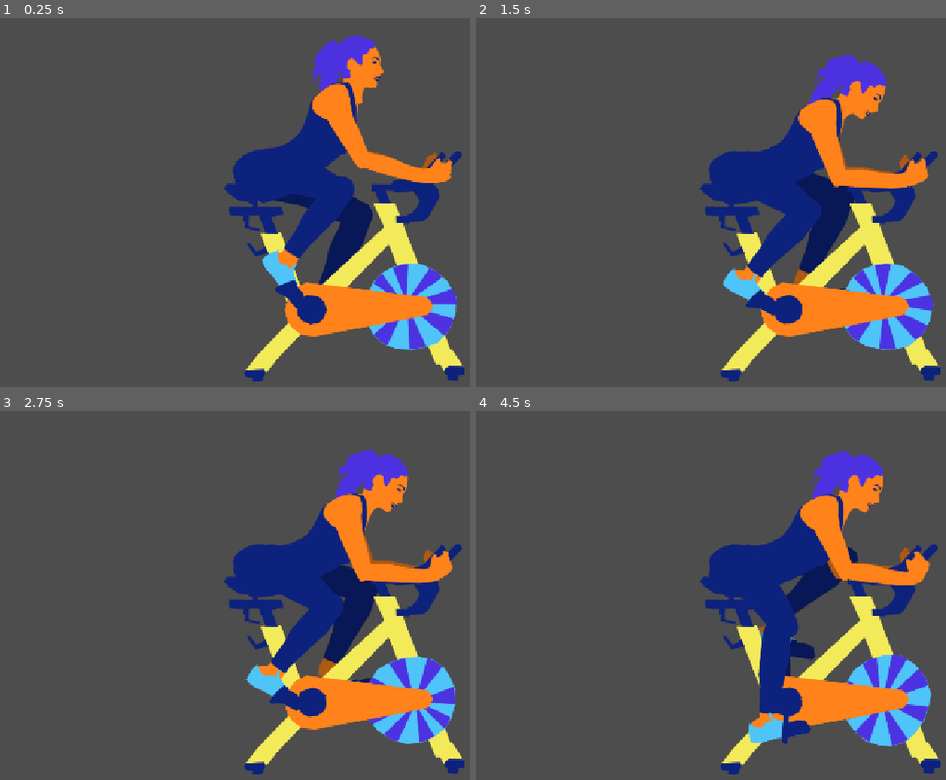
Above: before the commit, frames 1-4 (two rows, left to right).
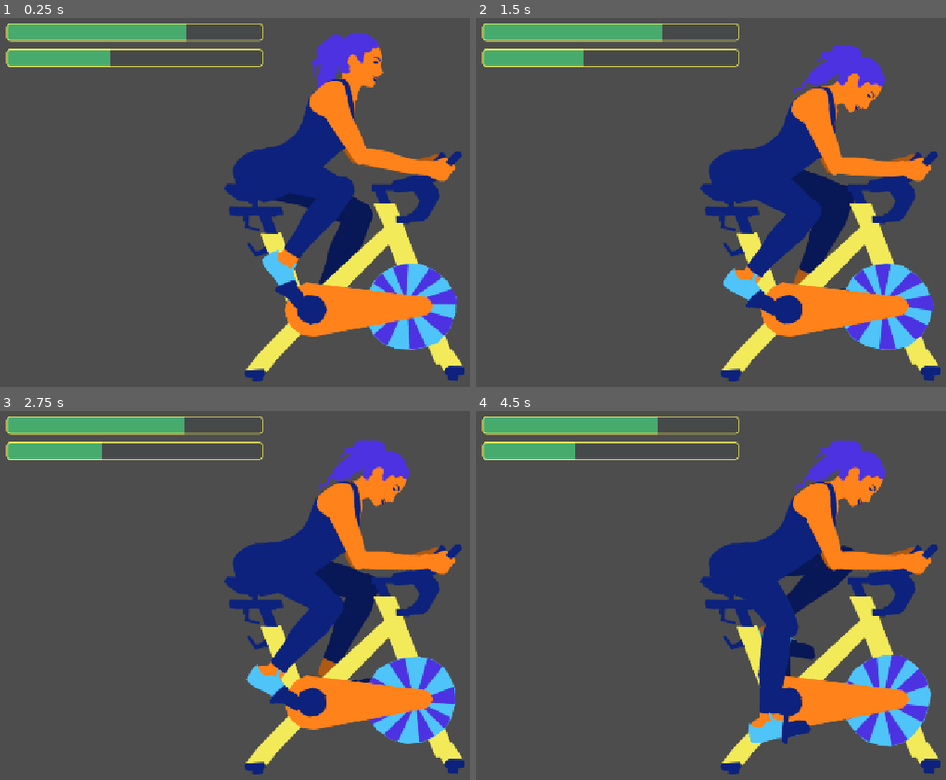
Above: after the commit, the same moments.

Repository: local-minimum/The-Vicious-Cycle
Game: Godot game, scene res://levels/spinning/spinning.tscn
The game is run twice, just before and just after one commit, with the same random seed, the same clock (stepped at 60 frames per second) and the same inputs.
Inputs:
- Up to frame 1 (0.25 s): no input
- Up to frame 2 (1.5 s): hold D (pedal_right) 0.53-1.28 s; hold A (pedal_left) from 1.28 s (still down)
- Up to frame 3 (2.75 s): release A (pedal_left) at 2.03 s; hold D (pedal_right) from 2.03 s (still down)
- Up to frame 4 (4.5 s): release D (pedal_right) at 3.53 s; hold A (pedal_left) from 3.53 s (still down)

The runs differ from the first frame. In frame 1, 5.2% of the frame differs, in the area x 1-97%, y 1-51%; in frame 2, 6.9%; in frame 3, 6.8%; in frame 4, 7.1%, in the area x 1-97%, y 1-88%.

Commit message:
Crash if out of energy

Diff:
--- /dev/null
+++ b/autoload/signal_bus.gd
@@ -0,0 +1,6 @@
+extends Node
+class_name _SignalBus
+
+@warning_ignore_start("unused_signal")
+signal on_exercise(amount: float)
+signal on_exercise_no_calories()
--- a/levels/spinning/machine.svg
+++ b/levels/spinning/machine.svg
@@ -28,27 +28,27 @@
      inkscape:document-units="mm"
      inkscape:zoom="2.2449495"
      inkscape:cx="101.33858"
-     inkscape:cy="232.96738"
+     inkscape:cy="-34.299213"
      inkscape:window-width="2743"
      inkscape:window-height="1469"
      inkscape:window-x="0"
      inkscape:window-y="0"
      inkscape:window-maximized="1"
-     inkscape:current-layer="g51" /><defs
+     inkscape:current-layer="layer1" /><defs
      id="defs1" /><g
      inkscape:label="Machine"
      inkscape:groupmode="layer"
      id="layer1"
      transform="translate(-74.957143,-92.75358)"
      style="display:inline"><path
-       style="display:inline;fill:#444849;fill-opacity:1;stroke-width:2;stroke-opacity:0.654722"
+       style="display:inline;fill:#0c227d;fill-opacity:1;stroke-width:2;stroke-opacity:0.654722"
        d="m 111.92238,157.84138 -15.167444,-7.91707 -1.333403,0.50003 -0.250012,1.16673 4.16688,2.16677 9.500479,5.41695 2.08345,1.25006 2.0001,-0.16668 0.16667,-1.41673 z"
        id="path11"
        inkscape:label="Pedal Spoke"
        inkscape:export-filename="back_pedal_spoke.png"
        inkscape:export-xdpi="96"
        inkscape:export-ydpi="96" /><path
-       style="display:inline;fill:#444849;fill-opacity:1;stroke-width:2;stroke-opacity:0.654722"
+       style="display:inline;fill:#0c227d;fill-opacity:1;stroke-width:2;stroke-opacity:0.654722"
        d="m 95.504872,151.0077 0.500025,-1.3334 1.833425,-0.41669 2.833478,0.83338 3.66686,1.3334 0.0833,1.91677 -0.83337,0.58336 0.0833,3.91686 -1.08338,2.75014 -3.416846,1.33341 -1.66675,-0.83338 0.166674,-8.16708 -0.166674,-1.08339 z"
        id="path12"
        inkscape:label="Pedal"
@@ -153,7 +153,7 @@
      inkscape:groupmode="layer"
      id="layer2"
      inkscape:label="Woman"
-     style="display:none"
+     style="display:inline"
      transform="matrix(0.58951272,0,0,0.58951272,5.5737167,5.0041388)"><g
        id="g50"
        inkscape:label="Back Arm"
--- a/levels/spinning/spinning.tscn
+++ b/levels/spinning/spinning.tscn
@@ -1,6 +1,12 @@
 [gd_scene format=3 uid="uid://b8inoqmk7krim"]
 
 [ext_resource type="PackedScene" uid="uid://x84wh1oe13d6" path="res://levels/spinning/spinning_machine.tscn" id="1_0p5ow"]
+[ext_resource type="Texture2D" uid="uid://chkakvssut55y" path="res://ui/barBG.png" id="2_05p7j"]
+[ext_resource type="Script" uid="uid://djjsoha3o4wd7" path="res://ui/status_bars.gd" id="2_wel8g"]
+[ext_resource type="Texture2D" uid="uid://c2sxoxmt275yf" path="res://ui/barFG.png" id="3_wel8g"]
+
+[sub_resource type="RectangleShape2D" id="RectangleShape2D_kjfgv"]
+size = Vector2(1600, 20)
 
 [node name="Spinning" type="Node2D" unique_id=1598286406]
 
@@ -9,3 +15,48 @@
 
 [node name="Camera2D" type="Camera2D" parent="." unique_id=1214777534]
 position = Vector2(576, 320)
+
+[node name="UI" type="CanvasLayer" parent="." unique_id=2012925188]
+
+[node name="MarginContainer" type="MarginContainer" parent="UI" unique_id=854518399]
+anchors_preset = 15
+anchor_right = 1.0
+anchor_bottom = 1.0
+grow_horizontal = 2
+grow_vertical = 2
+theme_override_constants/margin_left = 40
+theme_override_constants/margin_top = 40
+theme_override_constants/margin_right = 40
+theme_override_constants/margin_bottom = 40
+
+[node name="StatusBars" type="VBoxContainer" parent="UI/MarginContainer" unique_id=1444154927 node_paths=PackedStringArray("calories_bar", "happiness_bar")]
+custom_minimum_size = Vector2(400, 0)
+layout_mode = 2
+size_flags_horizontal = 0
+size_flags_vertical = 0
+theme_override_constants/separation = 10
+script = ExtResource("2_wel8g")
+calories_bar = NodePath("Calories Bar")
+happiness_bar = NodePath("Happiness Bar")
+
+[node name="Calories Bar" type="TextureProgressBar" parent="UI/MarginContainer/StatusBars" unique_id=1233080450]
+custom_minimum_size = Vector2(0, 30)
+layout_mode = 2
+value = 70.0
+texture_under = ExtResource("2_05p7j")
+texture_progress = ExtResource("3_wel8g")
+
+[node name="Happiness Bar" type="TextureProgressBar" parent="UI/MarginContainer/StatusBars" unique_id=455371084]
+custom_minimum_size = Vector2(0, 30)
+layout_mode = 2
+value = 40.0
+texture_under = ExtResource("2_05p7j")
+texture_progress = ExtResource("3_wel8g")
+
+[node name="Floor Collider" type="StaticBody2D" parent="." unique_id=504687601]
+position = Vector2(569, 611)
+collision_layer = 3
+collision_mask = 3
+
+[node name="CollisionShape2D" type="CollisionShape2D" parent="Floor Collider" unique_id=1459773455]
+shape = SubResource("RectangleShape2D_kjfgv")
--- a/levels/spinning/spinning_machine.gd
+++ b/levels/spinning/spinning_machine.gd
@@ -8,11 +8,23 @@
 @export var pedaling_force: float = 2.0
 @export var wheel_velocity_factor: float = 0.4
 
+@export var collapse_joints: Array[Joint2D]
+var collapsed: bool
+
 const FRONT_ANGLE_MIN: float = deg_to_rad(42)
 const FRONT_ANGLE_MAX: float = deg_to_rad(241)
 const BACK_ANGLE_MIN: float = deg_to_rad(-137)
 const BACK_ANGLE_MAX: float = deg_to_rad(62)
 var _wheel_pos: Vector2
+
+func _enter_tree() -> void:
+    if __SignalBus.on_exercise_no_calories.connect(_handle_no_calories) != OK:
+        push_error("Failed to connect no calories")
+
+func _handle_no_calories() -> void:
+    for joint: Joint2D in collapse_joints:
+        joint.queue_free()
+    collapsed = true
 
 func _ready() -> void:
     _wheel_pos = wheel.position
@@ -22,21 +34,26 @@
 
     _process_speed_decay(delta)
 
-    if balance_force < 0:
-        var a: float = fposmod(front_pedal_spoke.global_rotation, TAU)
-        var force_direction: float = 1.0 if a >= FRONT_ANGLE_MIN && a <= FRONT_ANGLE_MAX else -1.0
-        _apply_force(delta, force_direction * absf(balance_force))
-    elif balance_force > 0:
-        var a: float = fposmod(back_pedal_spoke.global_rotation + PI, TAU) - PI
-        var force_direction: float = 1.0 if a >= BACK_ANGLE_MIN && a <= BACK_ANGLE_MAX else -1.0
-        _apply_force(delta, force_direction * absf(balance_force))
+    if !collapsed:
+        if balance_force < 0:
+            var a: float = fposmod(front_pedal_spoke.global_rotation, TAU)
+            var force_direction: float = 1.0 if a >= FRONT_ANGLE_MIN && a <= FRONT_ANGLE_MAX else -1.0
+            _apply_force(delta, force_direction * absf(balance_force))
+        elif balance_force > 0:
+            var a: float = fposmod(back_pedal_spoke.global_rotation + PI, TAU) - PI
+            var force_direction: float = 1.0 if a >= BACK_ANGLE_MIN && a <= BACK_ANGLE_MAX else -1.0
+            _apply_force(delta, force_direction * absf(balance_force))
 
     wheel.position = _wheel_pos
+
 
 func _process_speed_decay(delta: float) -> void:
     front_pedal_spoke.angular_velocity *= (1.0 - delta * angular_speed_decay_per_second)
 
 func _apply_force(delta: float, direction: float) -> void:
-    front_pedal_spoke.angular_velocity += direction * delta * pedaling_force
+    var effort = direction * delta * pedaling_force
+    front_pedal_spoke.angular_velocity += effort
     if front_pedal_spoke.angular_velocity > 0:
         wheel.angular_velocity = wheel_velocity_factor * front_pedal_spoke.angular_velocity / angular_speed_decay_per_second
+    if effort > 0:
+        __SignalBus.on_exercise.emit(effort / angular_speed_decay_per_second)
--- a/levels/spinning/spinning_machine.tscn
+++ b/levels/spinning/spinning_machine.tscn
@@ -26,21 +26,21 @@
 
 [sub_resource type="CircleShape2D" id="CircleShape2D_kjfgv"]
 
-[node name="Spinning Machine" type="Node2D" unique_id=1886062501 node_paths=PackedStringArray("front_pedal_spoke", "back_pedal_spoke", "wheel")]
+[node name="Spinning Machine" type="Node2D" unique_id=1886062501 node_paths=PackedStringArray("front_pedal_spoke", "back_pedal_spoke", "wheel", "collapse_joints")]
 script = ExtResource("2_dgv2w")
 front_pedal_spoke = NodePath("Machine FG/FrontPedalSpokeBody")
 back_pedal_spoke = NodePath("Machine Mid G/BackPedalSpokeBody")
 wheel = NodePath("Machine Mid G/WheelBody")
 pedaling_force = 70.0
 wheel_velocity_factor = 0.2
+collapse_joints = [NodePath("Human BG/Back Handle"), NodePath("Human BG/Back Handle2"), NodePath("Human BG/Back Pedal"), NodePath("Human BG/Back Pedal2"), NodePath("Human FG/Pedal"), NodePath("Human FG/Pedal2"), NodePath("Human FG/Handle"), NodePath("Human FG/Handle2"), NodePath("Human FG/Ass Slider"), NodePath("Human FG/Posture"), NodePath("Human FG/Head Posture")]
 
 [node name="Human BG" type="Node2D" parent="." unique_id=737449664]
 
 [node name="Leg Upper" type="RigidBody2D" parent="Human BG" unique_id=1158509884]
 position = Vector2(-62, -113.99999)
 rotation = -0.28374404
-collision_layer = 0
-collision_mask = 0
+collision_mask = 2
 gravity_scale = 0.0
 
 [node name="BackLegUpper" type="Sprite2D" parent="Human BG/Leg Upper" unique_id=894704885]
@@ -56,8 +56,7 @@
 [node name="Leg Lower" type="RigidBody2D" parent="Human BG" unique_id=1977791279]
 position = Vector2(-9.999999, -12.000001)
 rotation = 0.09962119
-collision_layer = 0
-collision_mask = 0
+collision_mask = 2
 gravity_scale = 0.0
 
 [node name="BackLegLower" type="Sprite2D" parent="Human BG/Leg Lower" unique_id=1842571971]
@@ -73,8 +72,7 @@
 [node name="Foot" type="RigidBody2D" parent="Human BG" unique_id=1058511925]
 position = Vector2(-14, 81)
 rotation = -0.14095815
-collision_layer = 0
-collision_mask = 0
+collision_mask = 2
 gravity_scale = 0.0
 
 [node name="BackFoot" type="Sprite2D" parent="Human BG/Foot" unique_id=1253644441]
@@ -89,8 +87,7 @@
 
 [node name="Arm Upper" type="RigidBody2D" parent="Human BG" unique_id=58293650]
 position = Vector2(-2, -225)
-collision_layer = 0
-collision_mask = 0
+collision_mask = 2
 
 [node name="BackArmUpper" type="Sprite2D" parent="Human BG/Arm Upper" unique_id=1478580210]
 modulate = Color(0.6858353, 0.68583524, 0.6858352, 1)
@@ -104,8 +101,7 @@
 
 [node name="Arm Lower" type="RigidBody2D" parent="Human BG" unique_id=1591722727]
 position = Vector2(75, -168)
-collision_layer = 0
-collision_mask = 0
+collision_mask = 2
 
 [node name="BackArmLower" type="Sprite2D" parent="Human BG/Arm Lower" unique_id=986144646]
 modulate = Color(0.6858353, 0.68583524, 0.6858352, 1)
@@ -119,8 +115,7 @@
 
 [node name="Hand" type="RigidBody2D" parent="Human BG" unique_id=1126133209]
 position = Vector2(135, -161)
-collision_layer = 0
-collision_mask = 0
+collision_mask = 2
 
 [node name="BackHand" type="Sprite2D" parent="Human BG/Hand" unique_id=564970935]
 modulate = Color(0.6858353, 0.68583524, 0.6858352, 1)
@@ -162,17 +157,22 @@
 node_a = NodePath("../../Human FG/Torso")
 node_b = NodePath("../Leg Upper")
 
-[node name="Handle" type="PinJoint2D" parent="Human BG" unique_id=487133844]
-position = Vector2(142, -157)
+[node name="Back Handle" type="PinJoint2D" parent="Human BG" unique_id=487133844]
+position = Vector2(137, -151)
 node_a = NodePath("../../Machine Mid G/BikeBody")
 node_b = NodePath("../Hand")
 
-[node name="Pedal" type="PinJoint2D" parent="Human BG" unique_id=352275340]
+[node name="Back Handle2" type="PinJoint2D" parent="Human BG" unique_id=1015434548]
+position = Vector2(146, -166)
+node_a = NodePath("../../Machine Mid G/BikeBody")
+node_b = NodePath("../Hand")
+
+[node name="Back Pedal" type="PinJoint2D" parent="Human BG" unique_id=352275340]
 position = Vector2(30, 68)
 node_a = NodePath("../../Machine Mid G/BackPedalBody")
 node_b = NodePath("../Foot")
 
-[node name="Pedal2" type="PinJoint2D" parent="Human BG" unique_id=1214218797]
+[node name="Back Pedal2" type="PinJoint2D" parent="Human BG" unique_id=1214218797]
 position = Vector2(12, 74)
 node_a = NodePath("../../Machine Mid G/BackPedalBody")
 node_b = NodePath("../Foot")
@@ -277,8 +277,7 @@
 
 [node name="Head" type="RigidBody2D" parent="Human FG" unique_id=897913150]
 position = Vector2(41, -74)
-collision_layer = 0
-collision_mask = 0
+collision_mask = 2
 
 [node name="Head" type="Sprite2D" parent="Human FG/Head" unique_id=594074560]
 position = Vector2(-19, 26)
@@ -291,8 +290,7 @@
 
 [node name="Torso" type="RigidBody2D" parent="Human FG" unique_id=946705131]
 position = Vector2(-31, 60)
-collision_layer = 0
-collision_mask = 0
+collision_mask = 2
 
 [node name="Torso" type="Sprite2D" parent="Human FG/Torso" unique_id=1935793999]
 position = Vector2(-71.21747, 39.83983)
@@ -307,8 +305,7 @@
 [node name="Leg Upper" type="RigidBody2D" parent="Human FG" unique_id=248698188]
 position = Vector2(-51, 108)
 rotation = -0.09816082
-collision_layer = 0
-collision_mask = 0
+collision_mask = 2
 gravity_scale = 0.0
 
 [node name="CollisionPolygon2D" type="CollisionPolygon2D" parent="Human FG/Leg Upper" unique_id=587593783]
@@ -323,8 +320,7 @@
 [node name="Leg Lower" type="RigidBody2D" parent="Human FG" unique_id=9073239]
 position = Vector2(-10.000001, 165.99998)
 rotation = -0.09527189
-collision_layer = 0
-collision_mask = 0
+collision_mask = 2
 gravity_scale = 0.0
 
 [node name="FrontLegLower" type="Sprite2D" parent="Human FG/Leg Lower" unique_id=1617499888]
@@ -339,8 +335,7 @@
 [node name="Foot" type="RigidBody2D" parent="Human FG" unique_id=1367826425]
 position = Vector2(-62, 260.00003)
 rotation = -0.082030475
-collision_layer = 0
-collision_mask = 0
+collision_mask = 2
 gravity_scale = 0.0
 
 [node name="FrontFoot" type="Sprite2D" parent="Human FG/Foot" unique_id=871182417]
@@ -354,8 +349,7 @@
 
 [node name="Upper Arm" type="RigidBody2D" parent="Human FG" unique_id=1630689371]
 position = Vector2(19, 2)
-collision_layer = 0
-collision_mask = 0
+collision_mask = 2
 
 [node name="FrontArmUpper" type="Sprite2D" parent="Human FG/Upper Arm" unique_id=1688380533]
 position = Vector2(-18.728386, -25.68097)
@@ -368,8 +362,7 @@
 
 [node name="Lower Arm" type="RigidBody2D" parent="Human FG" unique_id=1350694096]
 position = Vector2(115, 67)
-collision_layer = 0
-collision_mask = 0
+collision_mask = 2
 
 [node name="FrontArmLower" type="Sprite2D" parent="Human FG/Lower Arm" unique_id=1673303446]
 position = Vector2(-39, -21)
@@ -382,8 +375,7 @@
 
 [node name="Hand" type="RigidBody2D" parent="Human FG" unique_id=129291649]
 position = Vector2(182, 93)
-collision_layer = 0
-collision_mask = 0
+collision_mask = 2
 
 [node name="FrontHand" type="Sprite2D" parent="Human FG/Hand" unique_id=928817484]
 position = Vector2(-17, -5)
@@ -427,7 +419,12 @@
 node_b = NodePath("../Leg Upper")
 
 [node name="Handle" type="PinJoint2D" parent="Human FG" unique_id=816799698]
-position = Vector2(186, 93)
+position = Vector2(181, 97)
+node_a = NodePath("../../Machine Mid G/BikeBody")
+node_b = NodePath("../Hand")
+
+[node name="Handle2" type="PinJoint2D" parent="Human FG" unique_id=508679257]
+position = Vector2(191, 85)
 node_a = NodePath("../../Machine Mid G/BikeBody")
 node_b = NodePath("../Hand")
 
@@ -444,7 +441,7 @@
 length = 124.0
 stiffness = 17.7
 
-[node name="GrooveJoint2D" type="GrooveJoint2D" parent="Human FG" unique_id=668644858]
+[node name="Ass Slider" type="GrooveJoint2D" parent="Human FG" unique_id=668644858]
 position = Vector2(-31, -59)
 rotation = 0.47730437
 node_a = NodePath("../../HeadAnchor")
@@ -452,12 +449,13 @@
 length = 172.0
 initial_offset = 175.0
 
-[node name="DampedSpringJoint2D" type="DampedSpringJoint2D" parent="Human FG" unique_id=1986068667]
+[node name="Posture" type="DampedSpringJoint2D" parent="Human FG" unique_id=1986068667]
 position = Vector2(-39, -236)
 rotation = -0.20558684
 node_a = NodePath("../../HeadAnchor")
 node_b = NodePath("../Torso")
 length = 183.0
+rest_length = 160.0
 stiffness = 64.0
 
 [node name="Pedal" type="PinJoint2D" parent="Human FG" unique_id=1632911067]
--- a/project.godot
+++ b/project.godot
@@ -14,6 +14,10 @@
 run/main_scene="uid://b8inoqmk7krim"
 config/features=PackedStringArray("4.7", "Forward Plus")
 config/icon="res://icon.svg"
+
+[autoload]
+
+__SignalBus="*uid://yehddx3rw0c0"
 
 [display]
 
--- /dev/null
+++ b/ui/status_bars.gd
@@ -0,0 +1,35 @@
+extends VBoxContainer
+class_name StatusBars
+
+@export var calories_bar: TextureProgressBar
+@export var happiness_bar: TextureProgressBar
+
+var calories: float = 70.0
+var happiness: float = 40.0
+
+func _enter_tree() -> void:
+    if __SignalBus.on_exercise.connect(_handle_exercise) != OK:
+        push_error("Failed to connect exercise")
+
+func _ready() -> void:
+    calories_bar.value = calories
+    happiness_bar.value = happiness
+
+func _handle_exercise(amount: float) -> void:
+    calories = clampf(calories - amount * 0.002, 0.0, 100.0)
+    calories_bar.value = calories
+    if calories == 0:
+        __SignalBus.on_exercise_no_calories.emit()
+
+
+func _process(delta: float) -> void:
+    var cal_to_happiness: float = 0.0
+    if calories > 60.0:
+        cal_to_happiness = calories - 60.0
+    elif calories < 45.0:
+        cal_to_happiness  = (calories - 45.0) * 0.2
+    else:
+        cal_to_happiness = 0.25 * (calories - 45.0)
+
+    happiness = clampf(happiness - cal_to_happiness * delta * 0.1, 0.0, 100.0)
+    happiness_bar.value = happiness
--- /dev/null
+++ b/ui/ui.svg
@@ -0,0 +1,71 @@
+<?xml version="1.0" encoding="UTF-8" standalone="no"?>
+<!-- Created with Inkscape (http://www.inkscape.org/) -->
+
+<svg
+   width="210mm"
+   height="297mm"
+   viewBox="0 0 210 297"
+   version="1.1"
+   id="svg1"
+   inkscape:version="1.4.4 (dcaf3e7d9e, 2026-05-05)"
+   sodipodi:docname="ui.svg"
+   xmlns:inkscape="http://www.inkscape.org/namespaces/inkscape"
+   xmlns:sodipodi="http://sodipodi.sourceforge.net/DTD/sodipodi-0.dtd"
+   xmlns="http://www.w3.org/2000/svg"
+   xmlns:svg="http://www.w3.org/2000/svg">
+  <sodipodi:namedview
+     id="namedview1"
+     pagecolor="#505050"
+     bordercolor="#eeeeee"
+     borderopacity="1"
+     inkscape:showpageshadow="0"
+     inkscape:pageopacity="0"
+     inkscape:pagecheckerboard="0"
+     inkscape:deskcolor="#505050"
+     inkscape:document-units="mm"
+     inkscape:zoom="8.979798"
+     inkscape:cx="150.83858"
+     inkscape:cy="35.746907"
+     inkscape:window-width="2743"
+     inkscape:window-height="1469"
+     inkscape:window-x="0"
+     inkscape:window-y="0"
+     inkscape:window-maximized="1"
+     inkscape:current-layer="layer1" />
+  <defs
+     id="defs1" />
+  <g
+     inkscape:label="Layer 1"
+     inkscape:groupmode="layer"
+     id="layer1">
+    <rect
+       style="fill:none;fill-opacity:0.74902;stroke-width:2;stroke-opacity:0.654722"
+       id="rect1"
+       width="65.182846"
+       height="4.8887119"
+       x="0"
+       y="0"
+       inkscape:label="Area"
+       inkscape:export-filename="/home/martin/barFG.png"
+       inkscape:export-xdpi="155.87"
+       inkscape:export-ydpi="155.87" />
+    <rect
+       style="display:inline;fill:#444849;fill-opacity:0.74901962;stroke:#f3ea5a;stroke-width:0.25;stroke-opacity:1"
+       id="rect2"
+       width="64.606544"
+       height="4.3125095"
+       x="0.24434416"
+       y="0.31338331"
+       ry="0.8839286"
+       inkscape:label="Bar BG" />
+    <rect
+       style="display:inline;fill:#48cc7a;fill-opacity:0.74902;stroke:#f3ea5a;stroke-width:0.25;stroke-opacity:1"
+       id="rect3"
+       width="64.606544"
+       height="4.3125095"
+       x="0.24434416"
+       y="0.31338331"
+       ry="0.8839286"
+       inkscape:label="Bar FG" />
+  </g>
+</svg>
Not shown, added: autoload/signal_bus.gd.uid
Binary file added: ui/barBG.png
Not shown, added: ui/barBG.png.import
Binary file added: ui/barFG.png
Not shown, added: ui/barFG.png.import
Not shown, added: ui/status_bars.gd.uid
Not shown, added: ui/ui.svg.import
